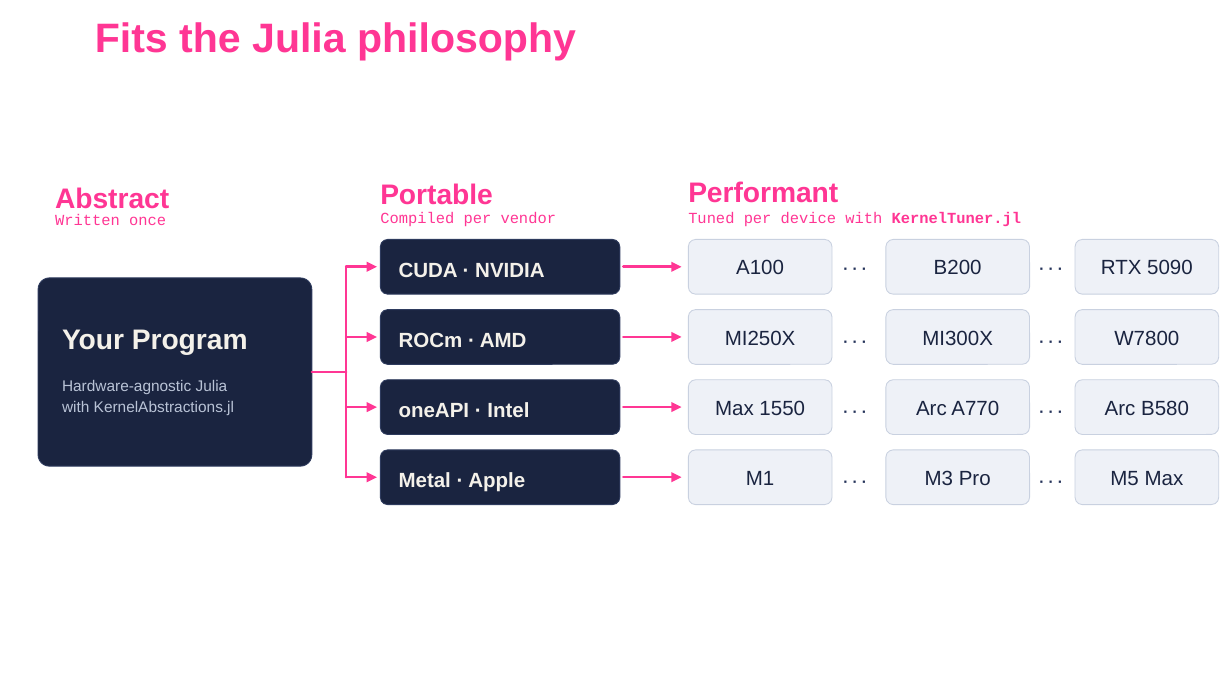
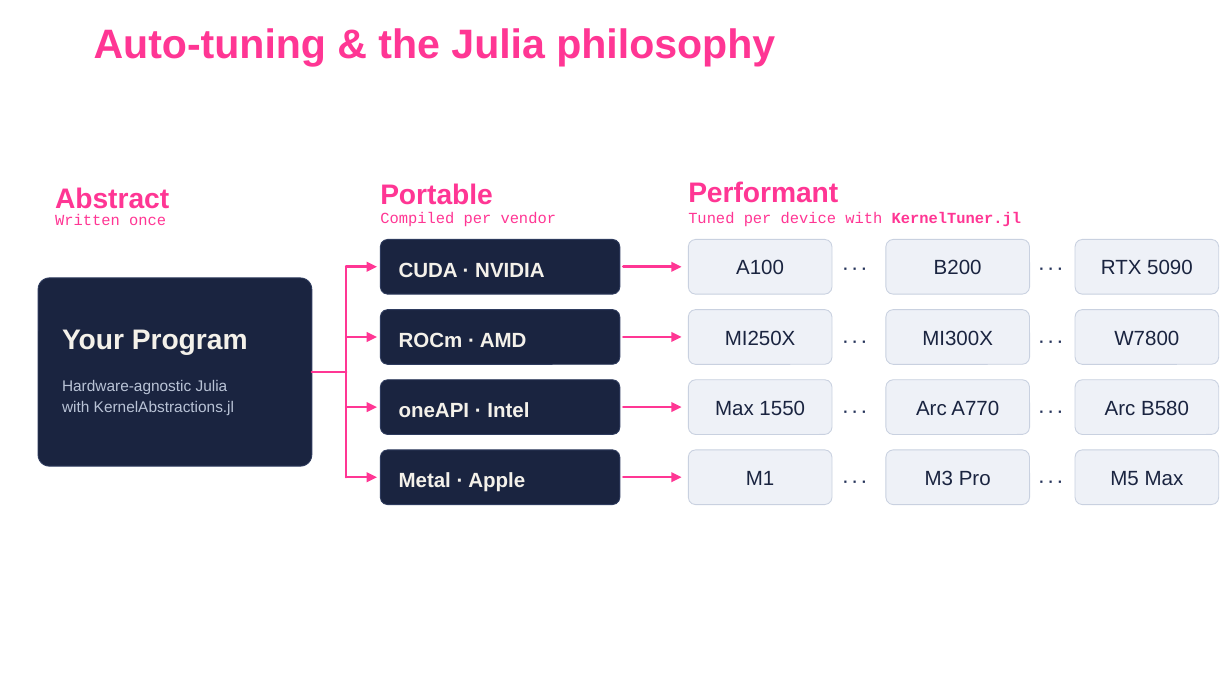
Before and after one commit to JuliaParallel/julia-hpc-tutorial-sc26, a slide deck: slide 6 of 02-Parallel-Programming/KernelTuner/presentation/slides.pptx. Drawn at 1232x693 pixels with LibreOffice and Linux fonts; fonts in the diff are those of the drawing; background and template pictures are left out. Boxes give left, top, right and bottom in pixels: in the first picture for what was removed or moved away, otherwise in the second. Text is boxed around its words. In the diff, an @@ line names an element or a change of style, - is before the commit and + after.

```diff
--- a/02-Parallel-Programming/KernelTuner/presentation/slides.pptx
+++ b/02-Parallel-Programming/KernelTuner/presentation/slides.pptx
@@ title at (x1=94, y1=28, x2=775, y2=66): text changed @@
-Fits the Julia philosophy
+Auto-tuning & the Julia philosophy
```
Also in this commit, not shown: 1 other slide changed, 4 slides added, 4 other files.
